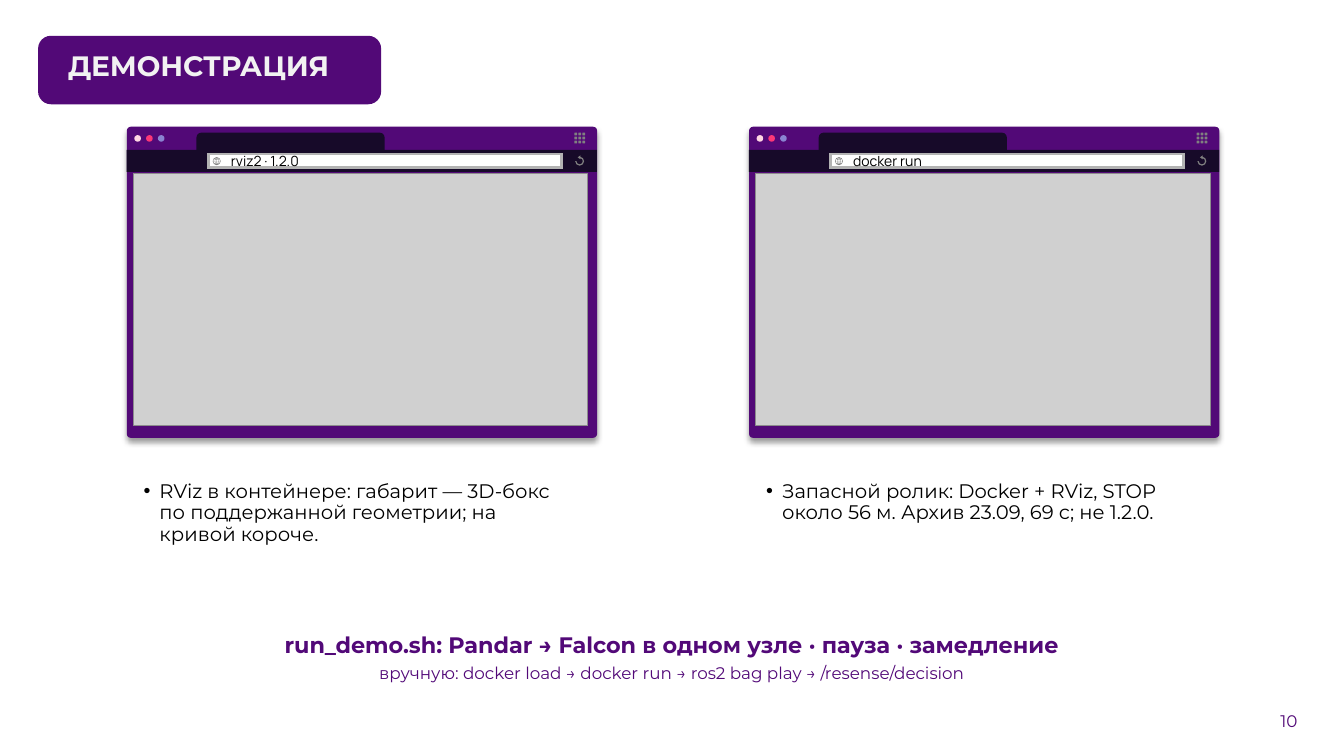
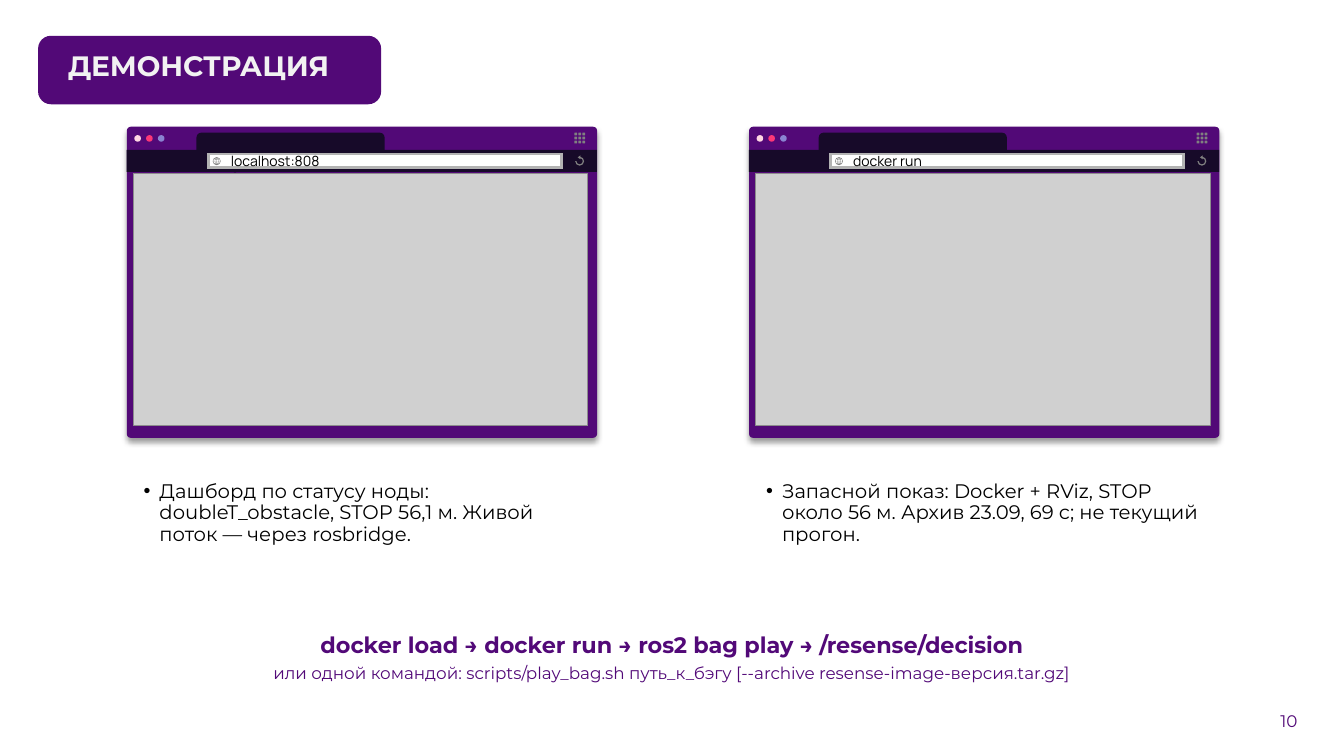
Before and after one commit to pmixay/ReSense, a slide deck: slide 10 of docs/presentation/ReSense_LCT2026.pptx. Drawn at 1344x756 pixels with LibreOffice and Linux fonts; fonts in the diff are those of the drawing; grey boxes stand for pictures; background and template pictures are left out. Boxes give left, top, right and bottom in pixels: in the first picture for what was removed or moved away, otherwise in the second. Text is boxed around its words. In the diff, an @@ line names an element or a change of style, - is before the commit and + after.

```diff
--- a/docs/presentation/ReSense_LCT2026.pptx
+++ b/docs/presentation/ReSense_LCT2026.pptx
@@ text at (231, 155, 319, 171): text changed @@
-rviz2 · 1.2.0
+localhost:8080
@@ text at (159, 483, 533, 545): text changed @@
-• RViz в контейнере: габарит — 3D-бокс по поддержанной геометрии; на кривой короче.
+• Дашборд по статусу ноды: doubleT_obstacle, STOP 56,1 м. Живой поток — через rosbridge.
@@ text at (782, 483, 1198, 545): text changed @@
-• Запасной ролик: Docker + RViz, STOP около 56 м. Архив 23.09, 69 с; не 1.2.0.
+• Запасной показ: Docker + RViz, STOP около 56 м. Архив 23.09, 69 с; не текущий прогон.
@@ text at (273, 634, 1069, 683): text changed @@
-run_demo.sh: Pandar → Falcon в одном узле · пауза · замедление
-вручную: docker load → docker run → ros2 bag play → /resense/decision
+docker load → docker run → ros2 bag play → /resense/decision
+или одной командой: scripts/play_bag.sh путь_к_бэгу [--archive resense-image-версия.tar.gz]
```
Also in this commit, not shown: 9 other slides changed, 31 other files.
